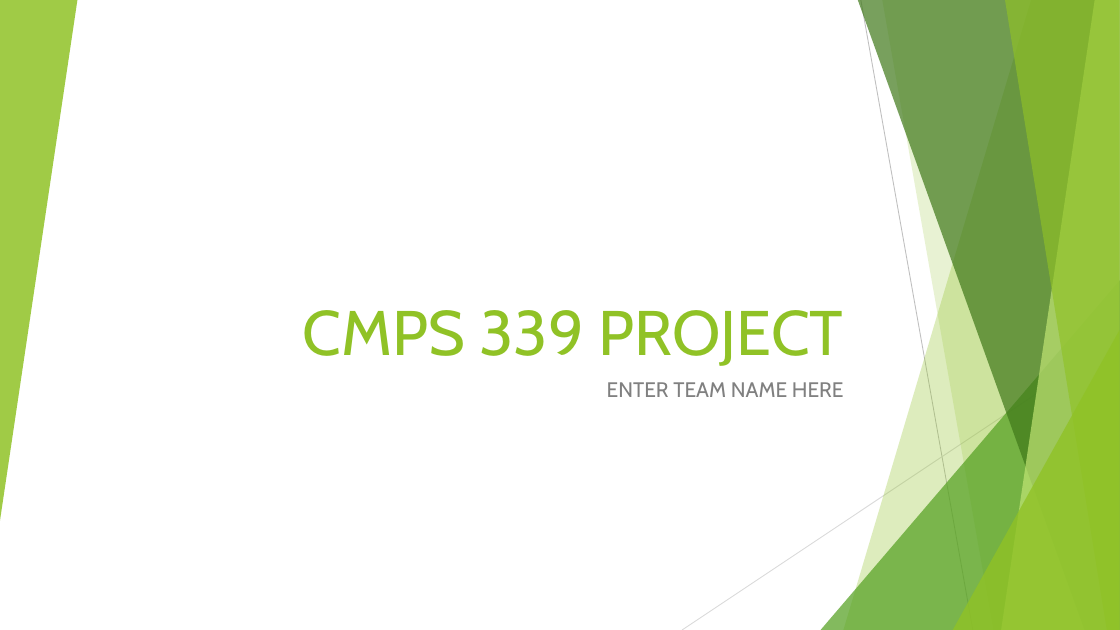
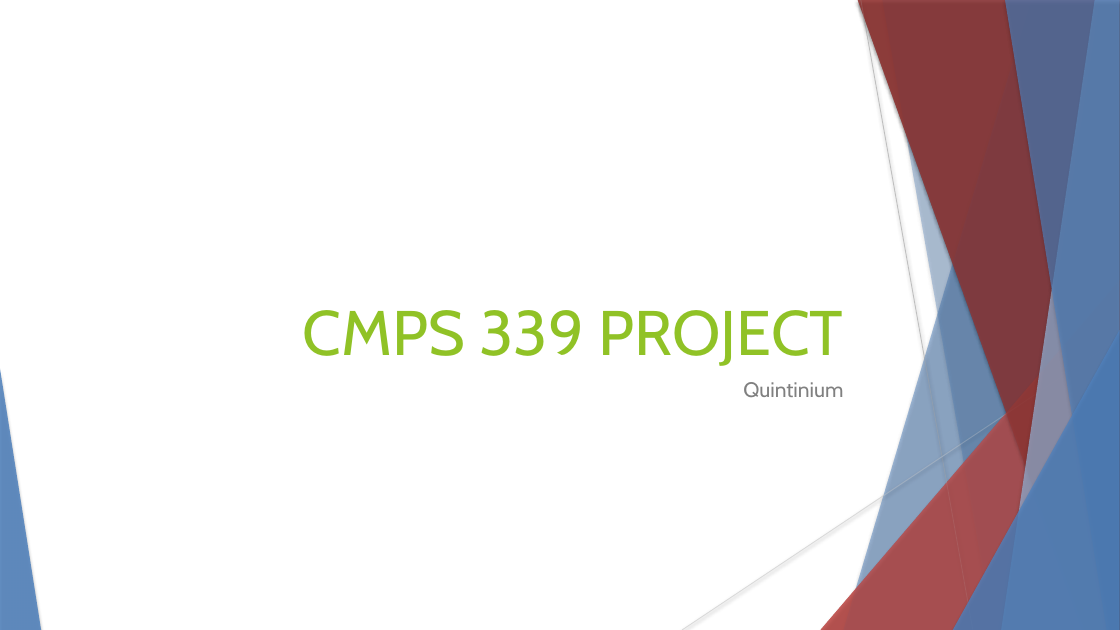
Before and after one commit to Phantom217/CMPS339DB-project, a slide deck: slide 1 of FinalPresentationPowerPoint.pptx. Drawn at 1120x630 pixels with LibreOffice and Linux fonts; fonts in the diff are those of the drawing. Boxes give left, top, right and bottom in pixels: in the first picture for what was removed or moved away, otherwise in the second. Text is boxed around its words. In the diff, an @@ line names an element or a change of style, - is before the commit and + after.

```diff
--- a/FinalPresentationPowerPoint.pptx
+++ b/FinalPresentationPowerPoint.pptx
@@ triangle removed at [0, 0, 77, 521] @@
@@ freeform shape at [844, 0, 1120, 630]: fill #90C226 at 30% opacity to #4F81BD at 30% opacity; shadow on @@
@@ freeform shape added at [844, 0, 1120, 630], fill #4F81BD at 30% opacity @@
@@ freeform shape at [858, 0, 1120, 630]: fill #3F7819 at 70% opacity to #953735 at 70% opacity; shadow on @@
@@ freeform shape added at [858, 0, 1120, 630], fill #953735 at 70% opacity @@
@@ line (861, 0) - (973, 630): stroke #BFBFBF 0.75 pt to #BFBFBF 0.74 pt @@
@@ freeform shape at [882, 0, 1120, 630]: fill #90C226 at 20% opacity to #4F81BD at 20% opacity; shadow on; outline redrawn @@
@@ freeform shape added at [882, 0, 1120, 630], fill #4F81BD at 20% opacity @@
@@ freeform shape at [1002, 0, 1120, 630]: fill #C0E474 at 70% opacity to #95B3D7 at 70% opacity; shadow on @@
@@ freeform shape added at [1002, 0, 1120, 630], fill #95B3D7 at 70% opacity @@
@@ freeform shape at [1005, 0, 1120, 630]: fill #90C226 at 65% opacity to #4F81BD at 65% opacity; shadow on @@
@@ freeform shape added at [1005, 0, 1120, 630], fill #4F81BD at 65% opacity @@
@@ triangle at [821, 280, 1120, 630]: fill #54A021 at 72% opacity to #C0504D at 72% opacity; shadow on @@
@@ triangle added at [821, 280, 1120, 630], fill #C0504D at 72% opacity @@
@@ line (1120, 339) - (682, 630): stroke #D9D9D9 0.75 pt to #D9D9D9 0.74 pt @@
@@ triangle at [953, 330, 1120, 630]: fill #90C226 at 80% opacity to #4F81BD at 80% opacity; shadow on @@
@@ triangle added at [953, 330, 1120, 630], fill #4F81BD at 80% opacity @@
@@ triangle added at [0, 369, 41, 630], fill #4F81BD at 85% opacity @@
@@ text at [743, 382, 843, 397]: text changed @@
-ENTER TEAM NAME HERE
+Quintinium
```
Also in this commit, not shown: 42 other slides changed, 1 slide added, 2 slides removed.
